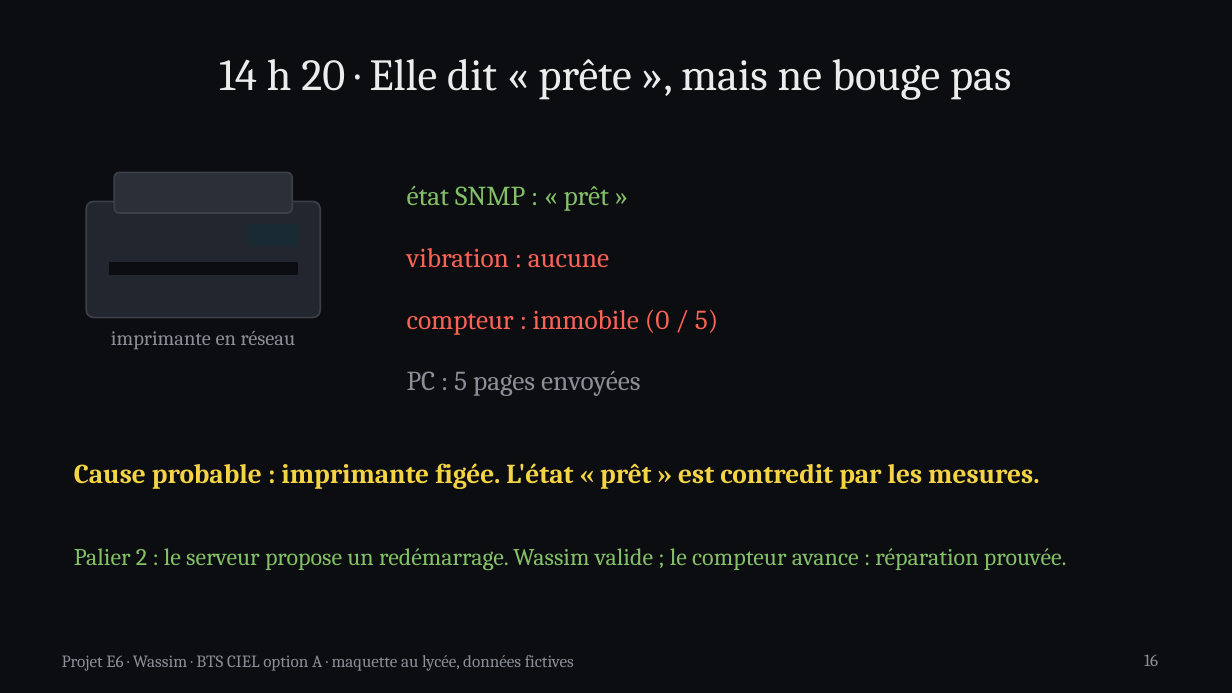
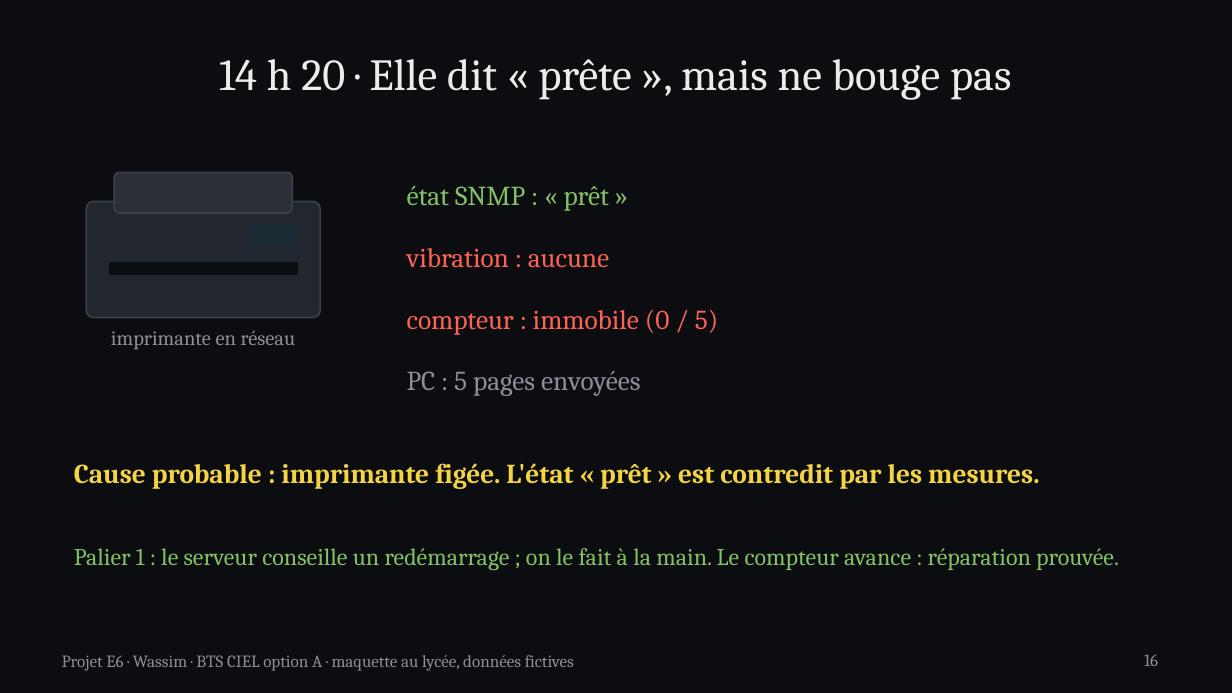
Before and after one commit to bachir151/projet-E6, a slide deck: slide 16 of Projet apprenti 1/livrables/powerpoint-3b1b/Projet_E6_Wassim_3b1b.pptx. Drawn at 1232x693 pixels with LibreOffice and Linux fonts; fonts in the diff are those of the drawing. Boxes give left, top, right and bottom in pixels: in the first picture for what was removed or moved away, otherwise in the second. Text is boxed around its words. In the diff, an @@ line names an element or a change of style, - is before the commit and + after.

```diff
--- a/Projet apprenti 1/livrables/powerpoint-3b1b/Projet_E6_Wassim_3b1b.pptx
+++ b/Projet apprenti 1/livrables/powerpoint-3b1b/Projet_E6_Wassim_3b1b.pptx
@@ text at bbox=[74, 548, 1119, 570]: text changed @@
-Palier 2 : le serveur propose un redémarrage. Wassim valide ; le compteur avance : réparation prouvée.
+Palier 1 : le serveur conseille un redémarrage ; on le fait à la main. Le compteur avance : réparation prouvée.
```
Also in this commit, not shown: 2 other slides changed, 4 other files.
